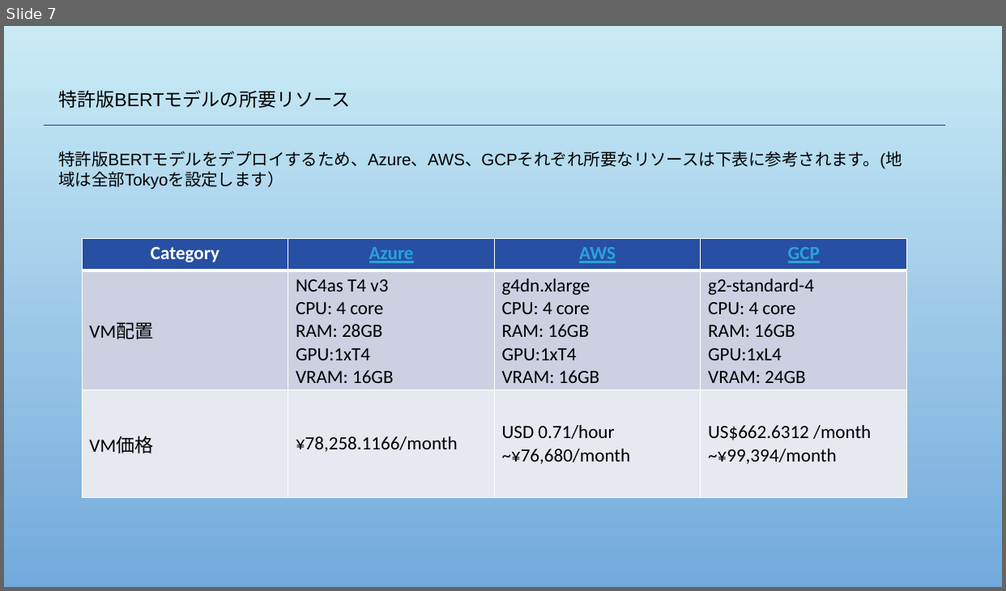
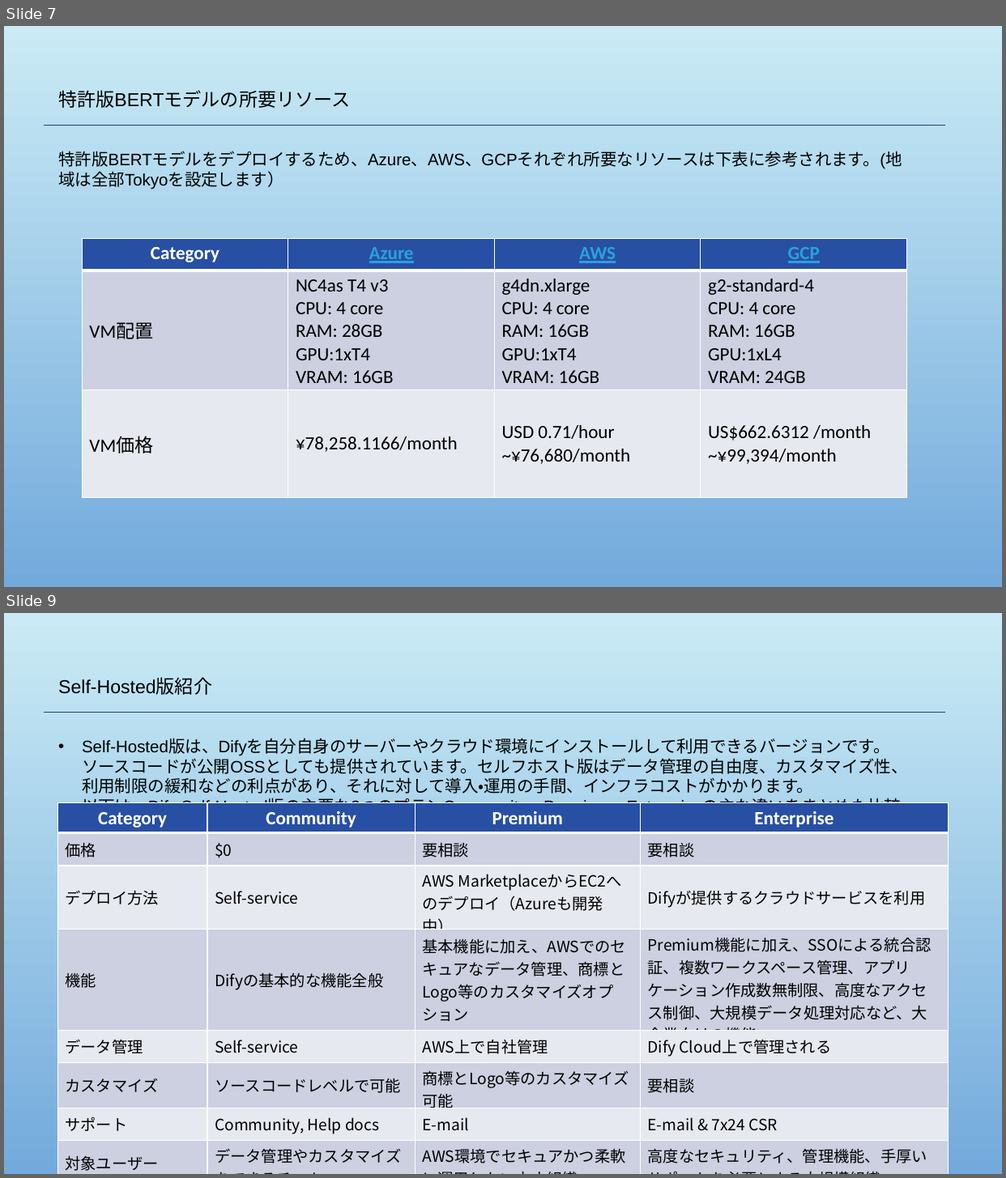
Before and after one commit to WUTIANYAO/-, a slide deck: Research2.pptx. Shown one above the other, each under a label of ours: slide 7 before the commit, slides 7 and 9 after it; the slides between them are not shown. The pictures are 1006x591 and 1006x1178 pixels, drawn with LibreOffice and Linux fonts; fonts in the diff are those of the drawing; background and template pictures are left out. Boxes give left, top, right and bottom in pixels: in the first picture for what was removed or moved away, otherwise in the second. Text is boxed around its words. In the diff, an @@ line names an element or a change of style, - is before the commit and + after.

```diff
--- a/Research2.pptx
+++ b/Research2.pptx
@@ slide 9 added at bbox=[4, 613, 1002, 1174], background picture (left out) @@
@@ text added at bbox=[58, 678, 212, 695], 18 pt, text #000000 @@
+Self-Hosted版紹介
@@ line added from (44, 713) to (946, 713), #1F3F83 0.75 pt @@
@@ text added at bbox=[82, 739, 908, 837], 16 pt, text #000000 @@
+• Self-Hosted版は、Difyを自分自身のサーバーやクラウド環境にインストールして利用できるバージョンです。ソースコードが公開OSSとしても提供されています。セルフホスト版はデータ管理の自由度、カスタマイズ性、利用制限の緩和などの利点があり、それに対して導入・運用の手間、インフラコストがかかります。
+• 以下は、Dify Self-Hosted版の主要な3つのプランCommunity、Premium、Enterpriseの主な違いをまとめた比較表です。
@@ table added at bbox=[58, 803, 948, 1174], 8 rows, 4 columns @@
+Category | Community | Premium | Enterprise
+価格 | $0 | 要相談 | 要相談
+デプロイ方法 | Self-service | AWS MarketplaceからEC2へのデプロイ（Azureも開発中） | Difyが提供するクラウドサービスを利用
+機能 | Difyの基本的な機能全般 | 基本機能に加え、AWSでのセキュアなデータ管理、商標とLogo等のカスタマイズオプション | Premium機能に加え、SSOによる統合認証、複数ワークスペース管理、アプリケーション作成数無制限、高度なアクセス制御、大規模データ処理対応など、大企業向けの機能
+データ管理 | Self-service | AWS上で自社管理 | Dify Cloud上で管理される
+カスタマイズ | ソースコードレベルで可能 | 商標とLogo等のカスタマイズ可能 | 要相談
+サポート | Community, Help docs | E-mail | E-mail & 7x24 CSR
+対象ユーザー | データ管理やカスタマイズをできるチーム | AWS環境でセキュアかつ柔軟に運用したい中小組織 | 高度なセキュリティ、管理機能、手厚いサポートを必要とする大規模組織
```
Also in this commit, not shown: 2 other slides added.
